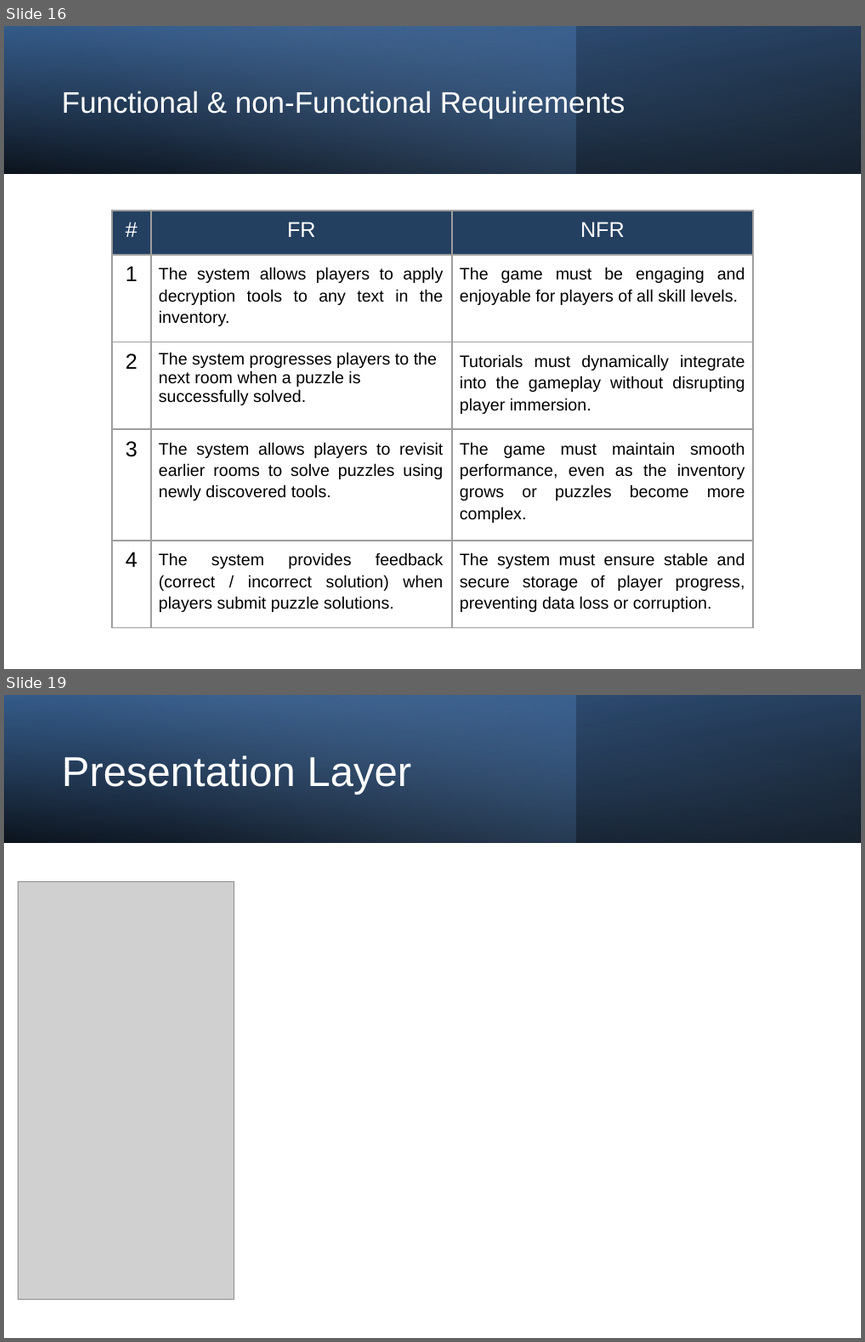
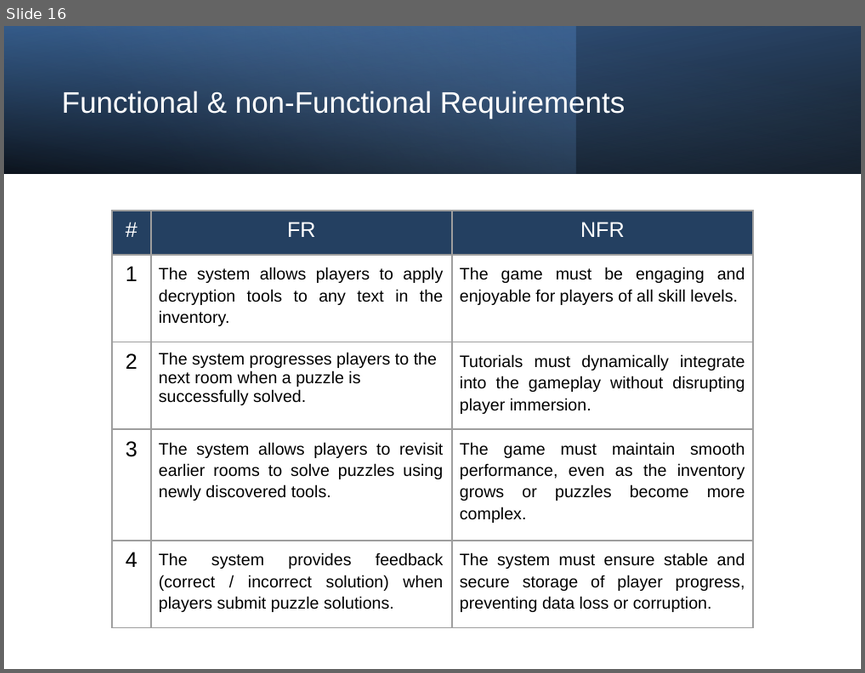
Before and after one commit to Firas-amaria/FinalProject-CryptoGame, a slide deck: Capstone Project Phase A-25-1-D-8.pptx. Shown one above the other, each under a label of ours: slides 16 and 19 before the commit, slide 16 after it; the slides between them are not shown. The pictures are 865x1342 and 865x673 pixels, drawn with LibreOffice and Linux fonts; fonts in the diff are those of the drawing; grey boxes stand for pictures. Boxes give left, top, right and bottom in pixels: in the first picture for what was removed or moved away, otherwise in the second. Text is boxed around its words. In the diff, an @@ line names an element or a change of style, - is before the commit and + after.

```diff
--- a/Capstone Project Phase A-25-1-D-8.pptx
+++ b/Capstone Project Phase A-25-1-D-8.pptx
@@ slide 19 removed at [4,695,861,1338], background #FFFFFF @@
@@ rectangle removed at [4,695,861,842] @@
@@ rectangle removed at [4,695,575,842] @@
@@ rectangle removed at [4,695,861,842] @@
@@ title removed at [62,755,412,794] @@
-Presentation Layer
@@ picture removed at [18,882,234,1299] @@
```
Also in this commit, not shown: 8 slides changed, 3 other slides removed.
